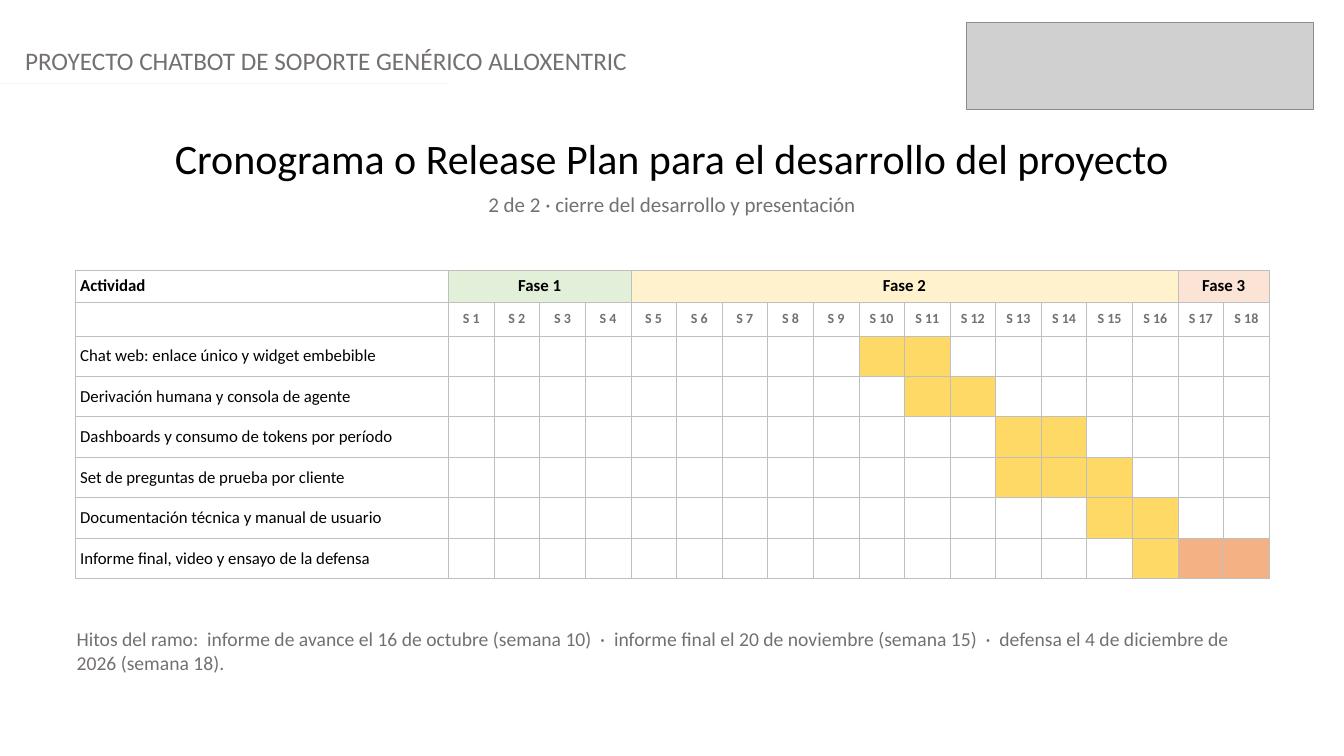
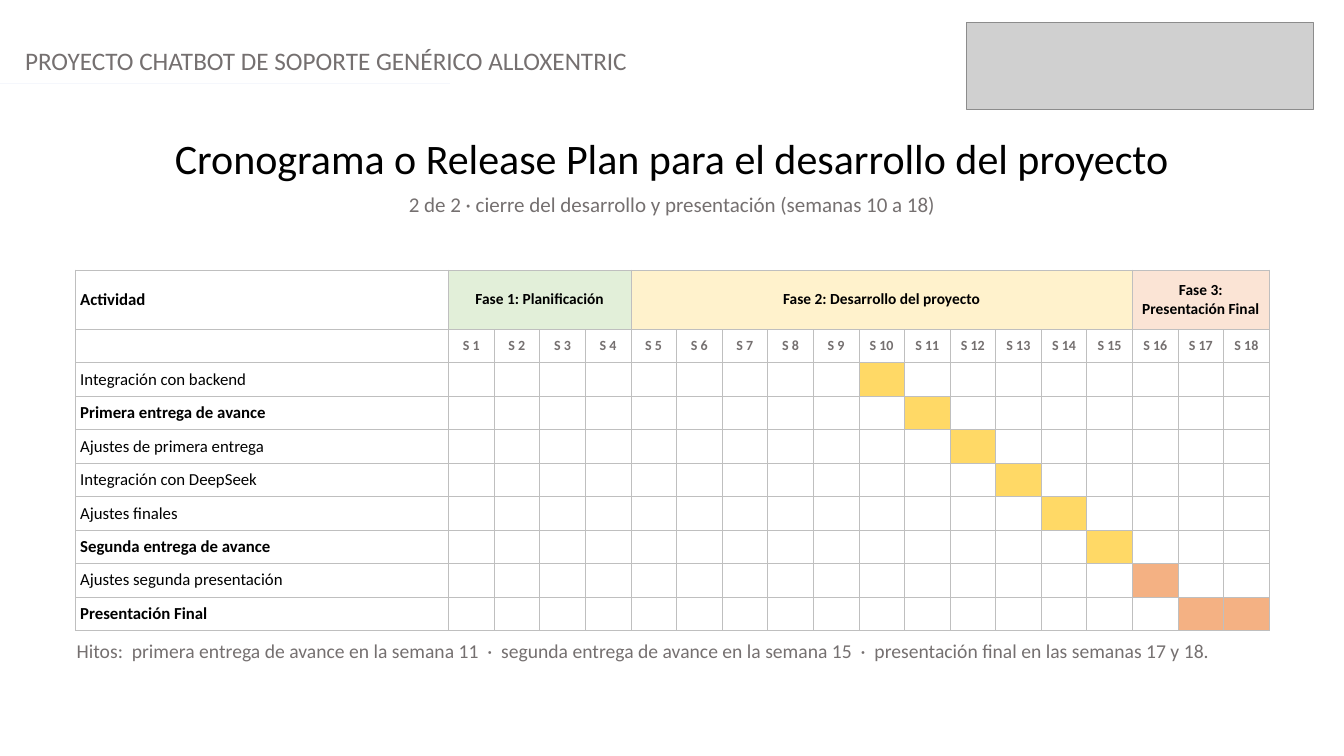
Before and after one commit to Exequiel-Alvarado/Capstone-Grupo-2-Chatbot-de-soporte-generico-Alloxentric, a slide deck: slide 7 of Fase 1 - Planificación/Grupal/Presentación Proyecto.pptx. Drawn at 1344x756 pixels with LibreOffice and Linux fonts; fonts in the diff are those of the drawing; grey boxes stand for pictures. Boxes give left, top, right and bottom in pixels: in the first picture for what was removed or moved away, otherwise in the second. Text is boxed around its words. In the diff, an @@ line names an element or a change of style, - is before the commit and + after.

```diff
--- a/Fase 1 - Planificación/Grupal/Presentación Proyecto.pptx
+++ b/Fase 1 - Planificación/Grupal/Presentación Proyecto.pptx
@@ text at (x1=409, y1=197, x2=935, y2=216): text changed @@
-2 de 2 · cierre del desarrollo y presentación
+2 de 2 · cierre del desarrollo y presentación (semanas 10 a 18)
@@ table at (x1=76, y1=270, x2=1265, y2=623) @@
-row 1: Actividad | Fase 1 |  |  |  | Fase 2 |  |  |  |  |  |  |  |  |  |  |  | Fase 3 | 
+row 1: Actividad | Fase 1: Planificación |  |  |  | Fase 2: Desarrollo del proyecto |  |  |  |  |  |  |  |  |  |  | Fase 3: Presentación Final |  | 
-row 3: Chat web: enlace único y widget embebible |  |  |  |  |  |  |  |  |  |  |  |  |  |  |  |  |  | 
-row 4: Derivación humana y consola de agente |  |  |  |  |  |  |  |  |  |  |  |  |  |  |  |  |  | 
-row 5: Dashboards y consumo de tokens por período |  |  |  |  |  |  |  |  |  |  |  |  |  |  |  |  |  | 
-row 6: Set de preguntas de prueba por cliente |  |  |  |  |  |  |  |  |  |  |  |  |  |  |  |  |  | 
-row 7: Documentación técnica y manual de usuario |  |  |  |  |  |  |  |  |  |  |  |  |  |  |  |  |  | 
-row 8: Informe final, video y ensayo de la defensa |  |  |  |  |  |  |  |  |  |  |  |  |  |  |  |  |  | 
+row 3: Integración con backend |  |  |  |  |  |  |  |  |  |  |  |  |  |  |  |  |  | 
+row 4: Primera entrega de avance |  |  |  |  |  |  |  |  |  |  |  |  |  |  |  |  |  | 
+row 5: Ajustes de primera entrega |  |  |  |  |  |  |  |  |  |  |  |  |  |  |  |  |  | 
+row 6: Integración con DeepSeek |  |  |  |  |  |  |  |  |  |  |  |  |  |  |  |  |  | 
+row 7: Ajustes finales |  |  |  |  |  |  |  |  |  |  |  |  |  |  |  |  |  | 
+row 8: Segunda entrega de avance |  |  |  |  |  |  |  |  |  |  |  |  |  |  |  |  |  | 
+row 9: Ajustes segunda presentación |  |  |  |  |  |  |  |  |  |  |  |  |  |  |  |  |  | 
+row 10: Presentación Final |  |  |  |  |  |  |  |  |  |  |  |  |  |  |  |  |  | 
@@ text at (x1=77, y1=644, x2=1209, y2=662): text changed @@
-Hitos del ramo: informe de avance el 16 de octubre (semana 10) · informe final el 20 de noviembre (semana 15) · defensa el 4 de diciembre de 2026 (semana 18).
+Hitos: primera entrega de avance en la semana 11 · segunda entrega de avance en la semana 15 · presentación final en las semanas 17 y 18.
```
Also in this commit, not shown: 3 other slides changed, 15 other files.
